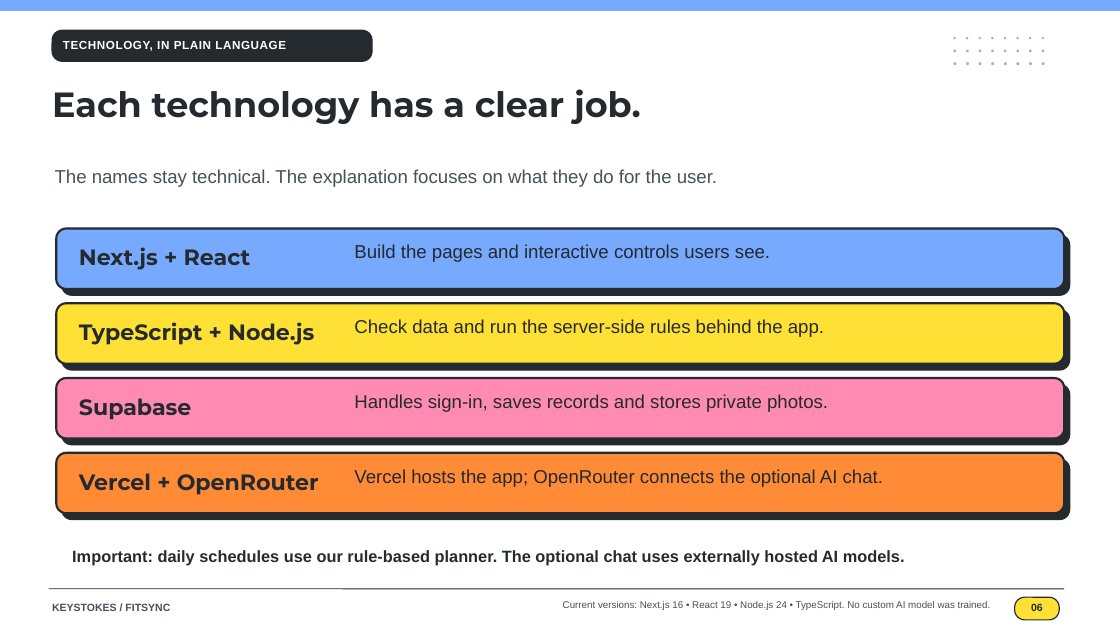
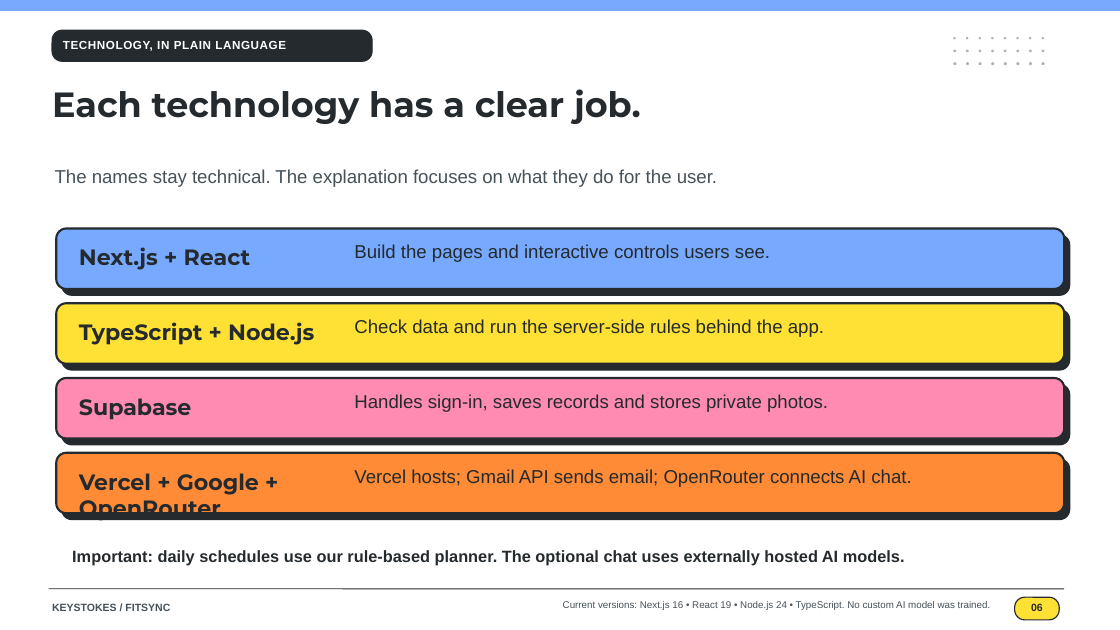
Before and after one commit to AndreDizon/fitsync-app, a slide deck: slide 6 of deliverables/FitSync_IT_Expert_Presentation/FitSync_KEYSTOKES_Pop_Art_Pitch.pptx. Drawn at 1120x630 pixels with LibreOffice and Linux fonts; fonts in the diff are those of the drawing. Boxes give left, top, right and bottom in pixels: in the first picture for what was removed or moved away, otherwise in the second. Text is boxed around its words. In the diff, an @@ line names an element or a change of style, - is before the commit and + after.

Commit message:
Update presentation email flow and simplify settings content

```diff
--- a/deliverables/FitSync_IT_Expert_Presentation/FitSync_KEYSTOKES_Pop_Art_Pitch.pptx
+++ b/deliverables/FitSync_IT_Expert_Presentation/FitSync_KEYSTOKES_Pop_Art_Pitch.pptx
@@ text at (x1=79, y1=473, x2=259, y2=522): text changed @@
-Vercel + OpenRouter
+Vercel + Google + OpenRouter
@@ text at (x1=354, y1=469, x2=911, y2=487): text changed @@
-Vercel hosts the app; OpenRouter connects the optional AI chat.
+Vercel hosts; Gmail API sends email; OpenRouter connects AI chat.
```
Also in this commit, not shown: 1 other slide changed, 11 other files.
